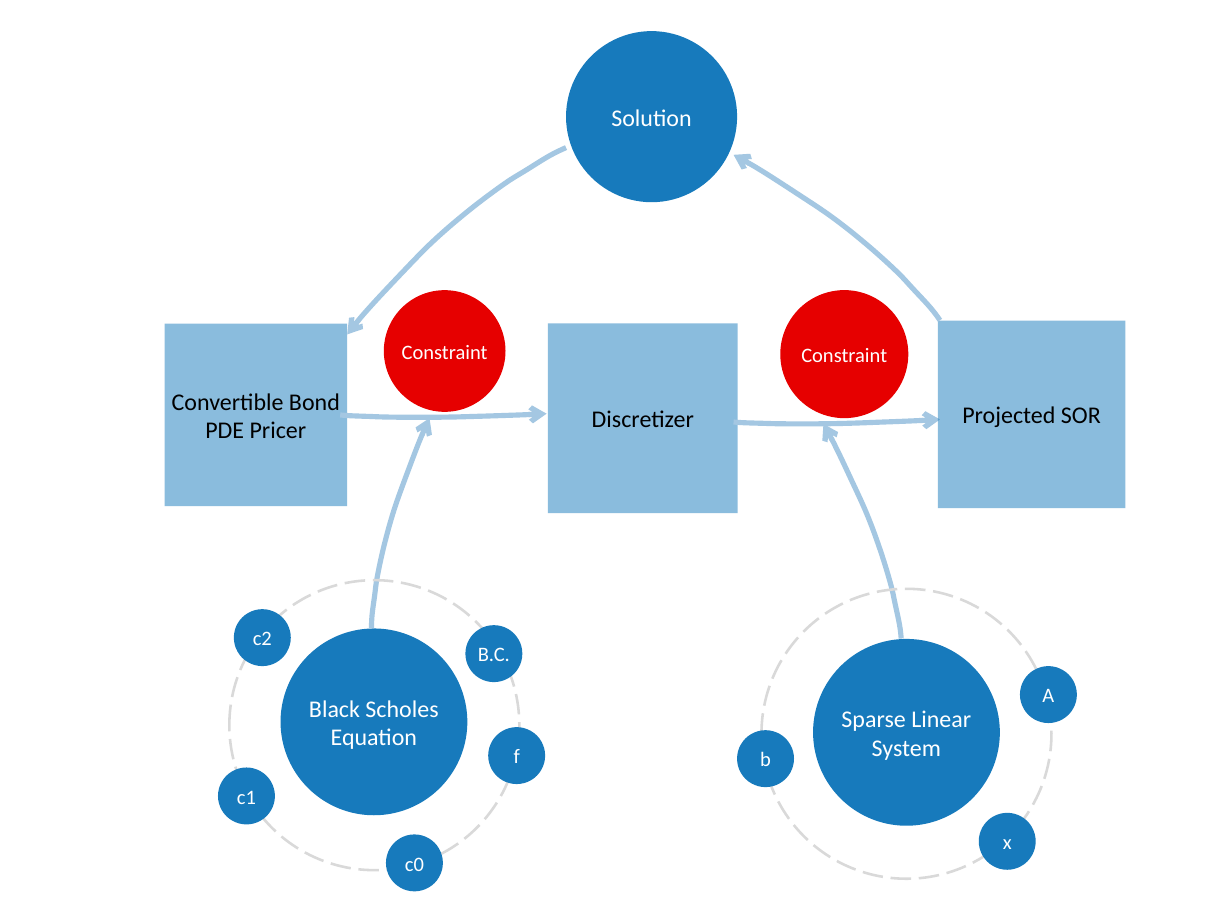
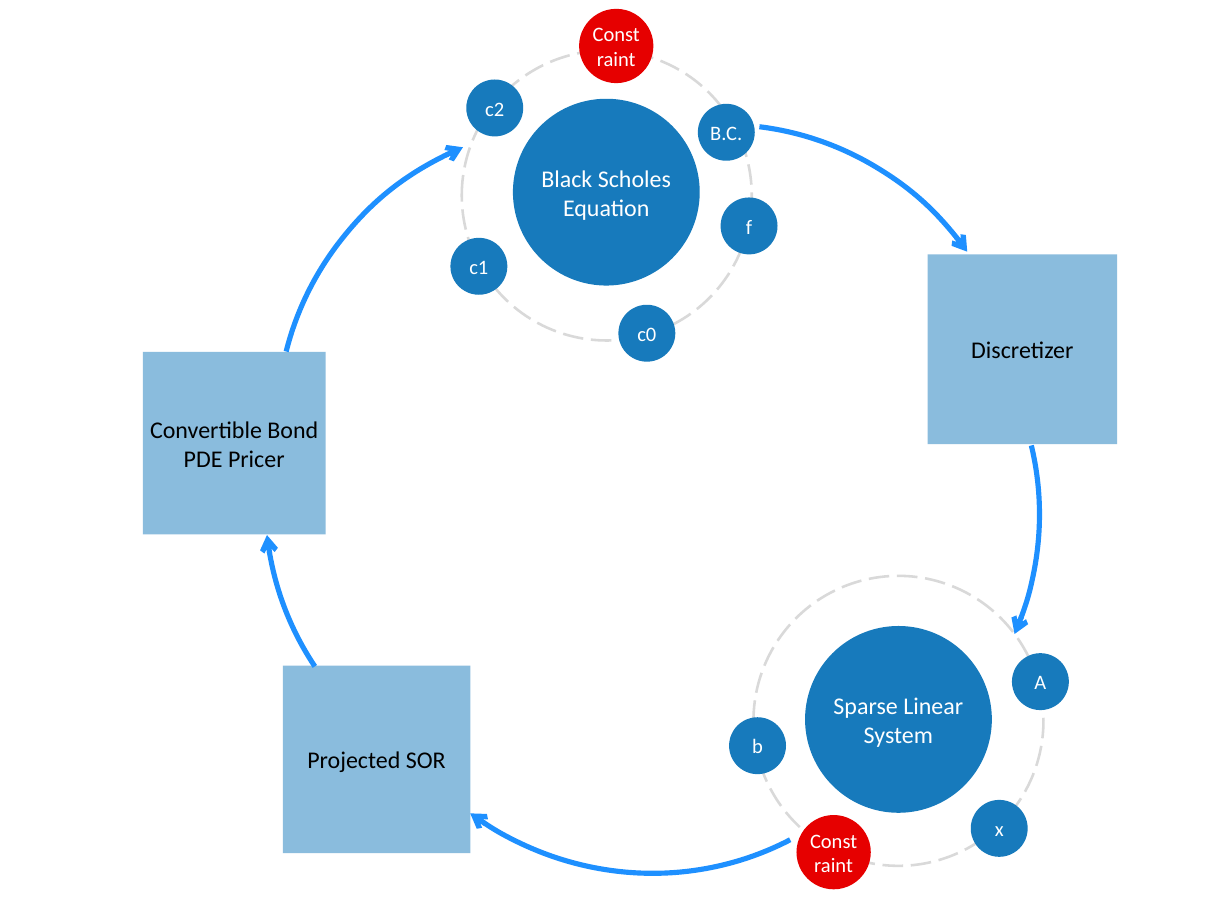
Before and after one commit to jayhsieh/ConvertibleBond, a slide deck: slide 4 of latex/Figures/graphics.pptx. Drawn at 1232x924 pixels with LibreOffice and Linux fonts; fonts in the diff are those of the drawing. Boxes give left, top, right and bottom in pixels: in the first picture for what was removed or moved away, otherwise in the second. Text is boxed around its words. In the diff, an @@ line names an element or a change of style, - is before the commit and + after.

Commit message:
Modified slides

```diff
--- a/latex/Figures/graphics.pptx
+++ b/latex/Figures/graphics.pptx
@@ ellipse "Constraint": place and size @@
-ellipse "Constraint" at box(384, 291, 506, 413)
+ellipse "Constraint" at box(579, 9, 653, 83)
@@ 4 ellipses: place and size @@
-4 ellipses at box(218, 580, 545, 870)
+4 ellipses at box(451, 51, 777, 340)
@@ arc (boxed as its full ellipse) added at box(140, 61, 1005, 924), outline #1E90FF 3 pt @@
@@ arc (boxed as its full ellipse) added at box(243, 86, 934, 763), outline #1E90FF 3 pt @@
@@ ellipse "Black Scholes Equation": place and size @@
-ellipse "Black Scholes Equation" at box(281, 628, 468, 816)
+ellipse "Black Scholes Equation" at box(513, 99, 700, 286)
@@ ellipse "B.C.": place and size @@
-ellipse "B.C." at box(466, 625, 522, 681)
+ellipse "B.C." at box(697, 103, 754, 160)
@@ arc (boxed as its full ellipse) added at box(218, 137, 1069, 924), outline #1E90FF 3 pt @@
@@ arc (boxed as its full ellipse) added at box(336, 132, 1121, 907), outline #1E90FF 3 pt @@
@@ arc (boxed as its full ellipse) added at box(421, 124, 1026, 747), outline #1E90FF 3 pt @@
@@ group removed at box(299, 31, 971, 638): 6 freeform shapes, 1 ellipse @@
-Solution
@@ rectangle "Discretizer": place and size @@
-rectangle "Discretizer" at box(548, 324, 738, 514)
+rectangle "Discretizer" at box(928, 255, 1117, 445)
@@ ellipse "c0": place and size @@
-ellipse "c0" at box(386, 834, 442, 891)
+ellipse "c0" at box(618, 304, 675, 361)
@@ rectangle "Convertible Bond PDE Pricer": place and size @@
-rectangle "Convertible Bond PDE Pricer" at box(165, 324, 347, 506)
+rectangle "Convertible Bond PDE Pricer" at box(143, 352, 325, 535)
@@ ellipse: place and size @@
-ellipse at box(761, 589, 1051, 878)
+ellipse at box(754, 575, 1044, 865)
@@ 3 ellipses: place and size @@
-3 ellipses at box(737, 639, 1077, 827)
+3 ellipses at box(729, 626, 1068, 813)
@@ rectangle "Projected SOR": place and size @@
-rectangle "Projected SOR" at box(938, 320, 1125, 508)
+rectangle "Projected SOR" at box(283, 665, 471, 853)
@@ ellipse "x": place and size @@
-ellipse "x" at box(978, 813, 1035, 870)
+ellipse "x" at box(971, 800, 1027, 856)
@@ ellipse "Constraint": place and size @@
-ellipse "Constraint" at box(780, 291, 908, 419)
+ellipse "Constraint" at box(797, 816, 871, 890)
```
Also in this commit, not shown: 1 other file.
